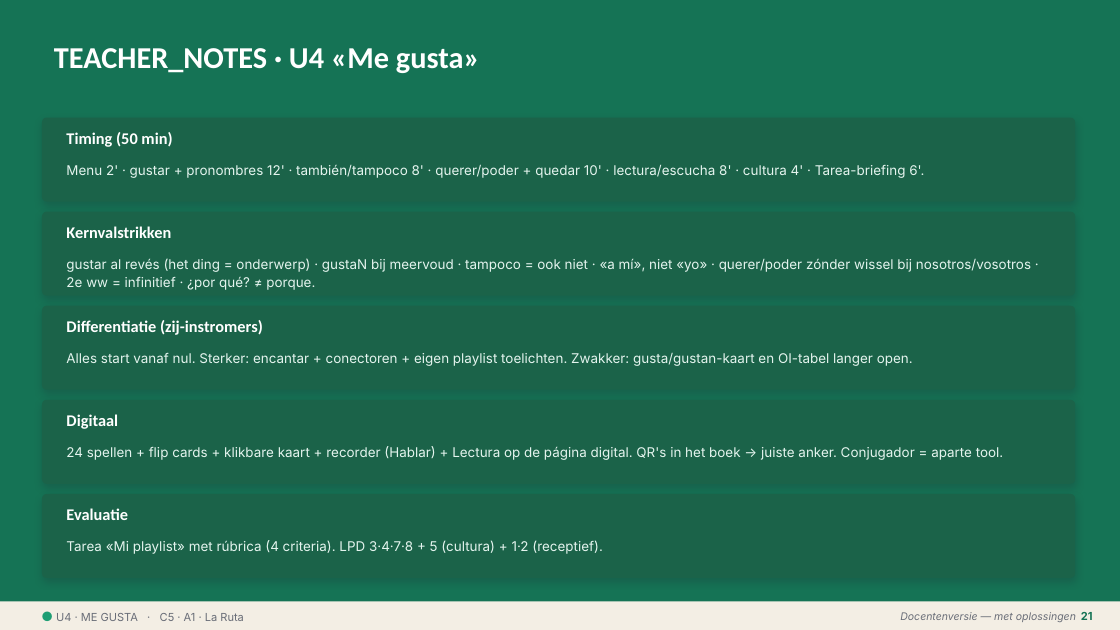
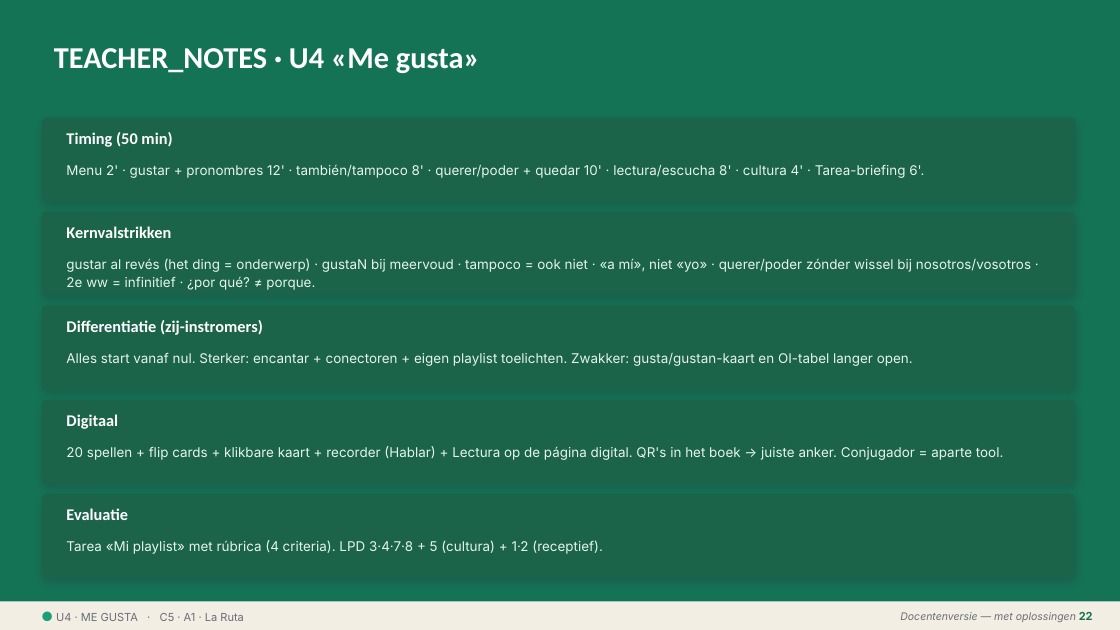
Before and after one commit to WimWuyts/espa-ol-en-la-pr-ctica, a slide deck: slide 22 of 03-build/pptx/C5_U4_docente.pptx (slide 21 before the commit). Drawn at 1120x630 pixels with LibreOffice and Linux fonts; fonts in the diff are those of the drawing. Boxes give left, top, right and bottom in pixels: in the first picture for what was removed or moved away, otherwise in the second. Text is boxed around its words. In the diff, an @@ line names an element or a change of style, - is before the commit and + after.

```diff
--- a/03-build/pptx/C5_U4_docente.pptx
+++ b/03-build/pptx/C5_U4_docente.pptx
@@ text at (66,446,1003,460): text changed @@
-24 spellen + flip cards + klikbare kaart + recorder (Hablar) + Lectura op de página digital. QR's in het boek → juiste anker. Conjugador = aparte tool.
+20 spellen + flip cards + klikbare kaart + recorder (Hablar) + Lectura op de página digital. QR's in het boek → juiste anker. Conjugador = aparte tool.
@@ text at (1079,612,1093,620): text changed @@
-21
+22
```
Also in this commit, not shown: 5 other slides changed, 1 slide added, 33 other files.
